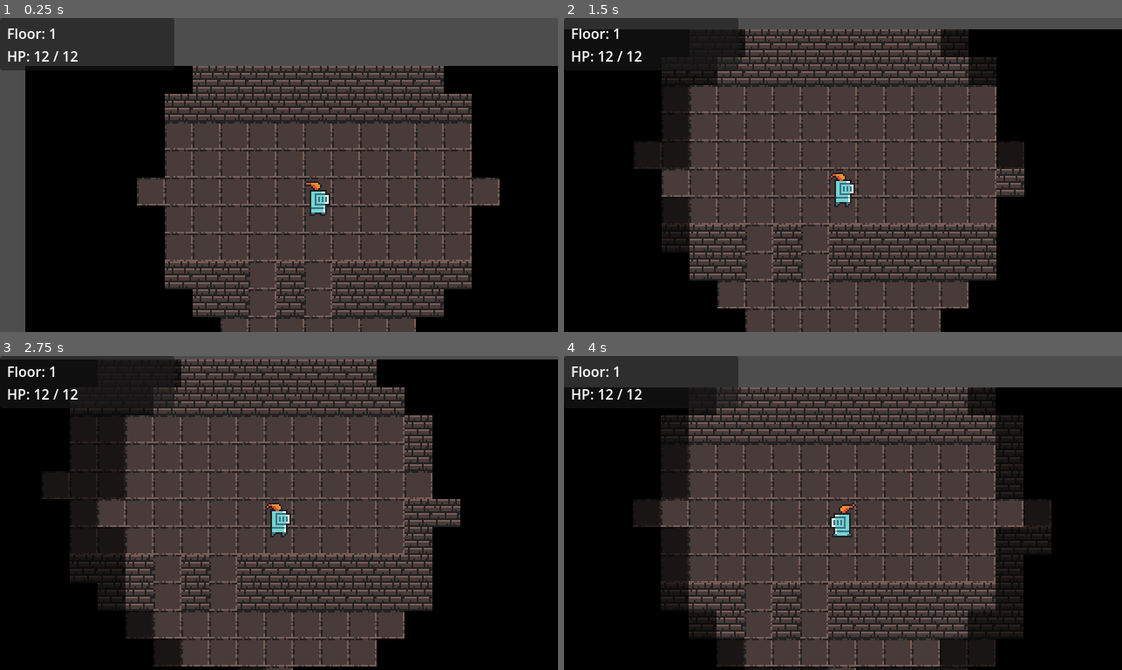
Above: before the commit, frames 1-4 (two rows, left to right).
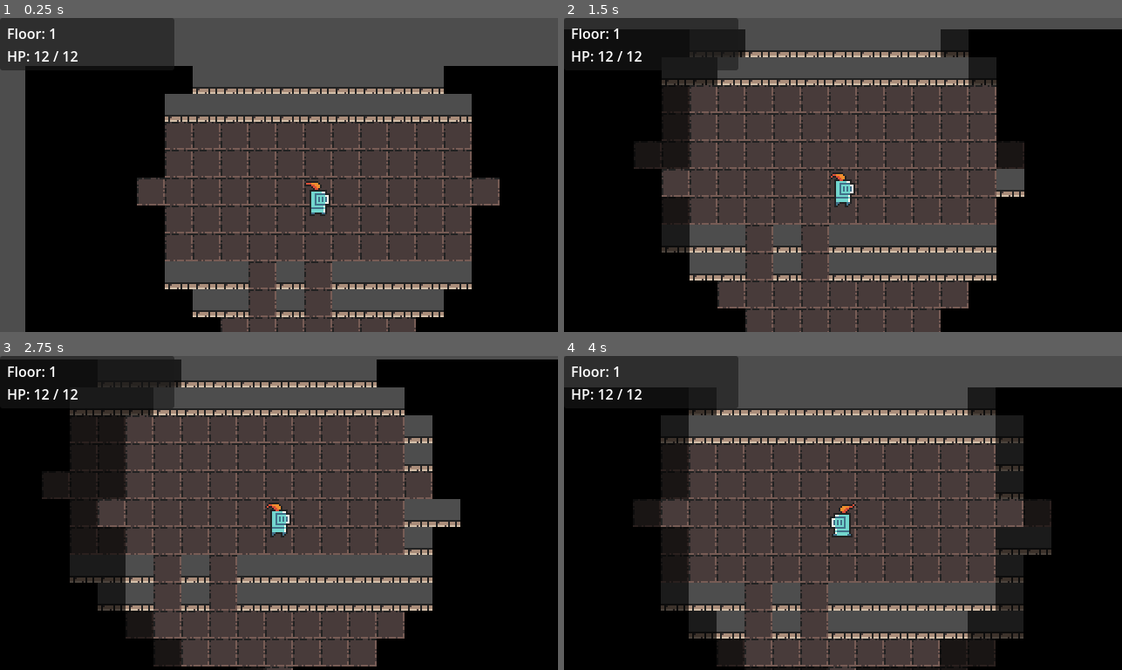
Above: after the commit, the same moments.

Repository: Bacilek/Dragons-in-Dungeons
Game: Godot game, scene res://scenes/main.tscn
Same seed, same stepped clock (60 frames per second), same inputs: the game is played once before the commit and once after it.
Inputs:
- Up to frame 1 (0.25 s): no input
- Up to frame 2 (1.5 s): tap Enter at 0.5 s; hold Right 0.53-1.28 s; tap Space at 0.77 s; hold Down from 1.28 s (still down)
- Up to frame 3 (2.75 s): tap Space at 1.52 s; release Down at 2.03 s; hold Right from 2.03 s (still down)
- Up to frame 4 (4 s): release Right at 2.78 s; hold Up 2.78-3.53 s; tap Space at 3.02, 3.77 s; hold Left from 3.53 s (still down)

The runs differ from the first frame. In frame 1, 11% of the frame differs, in the area x 29-85%, y 15-96%; in frame 2, 11%; in frame 3, 12%, in the area x 12-83%, y 1-82%; in frame 4, 12%.

Commit message:
fix: use wall_top_mid tile to stop perspective face overlapping corridor
wall_mid.png is a front-face (perspective) stone wall whose artwork sits
in the lower half of the 16×16 tile, visually bleeding into the walkable
row below and making the player sprite appear half-buried in the wall.
wall_top_mid.png is the flat top-down cap that renders cleanly inside its
own tile with no overhang.

Co-Authored-By: Claude Sonnet 4.6 <noreply@anthropic.com>

Diff:
--- a/scripts/world/dungeon_floor.gd
+++ b/scripts/world/dungeon_floor.gd
@@ -32,7 +32,7 @@
 	var tile_set := TileSet.new()
 	tile_set.tile_size = Vector2i(TILE_SIZE, TILE_SIZE)
 	_add_tile_source(tile_set, SOURCE_FLOOR,  SPRITES_PATH + "floor_1.png")
-	_add_tile_source(tile_set, SOURCE_WALL,   SPRITES_PATH + "wall_mid.png")
+	_add_tile_source(tile_set, SOURCE_WALL,   SPRITES_PATH + "wall_top_mid.png")
 	_add_tile_source(tile_set, SOURCE_STAIRS, SPRITES_PATH + "floor_stairs.png")
 	tilemap.tile_set = tile_set
 
